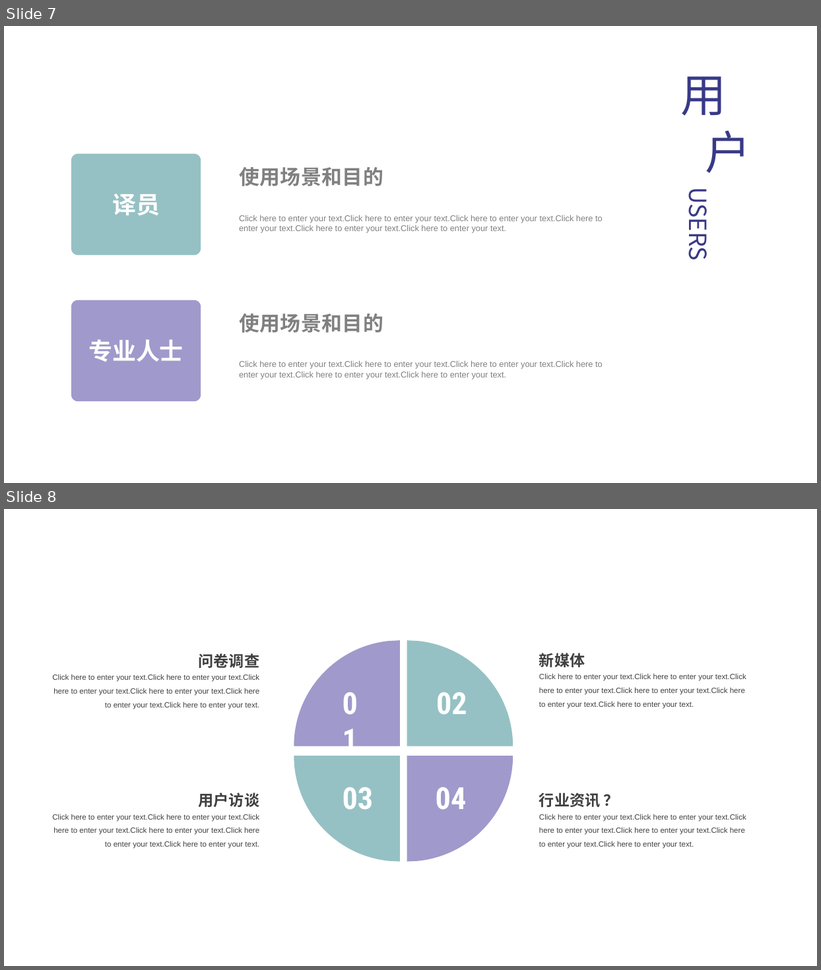
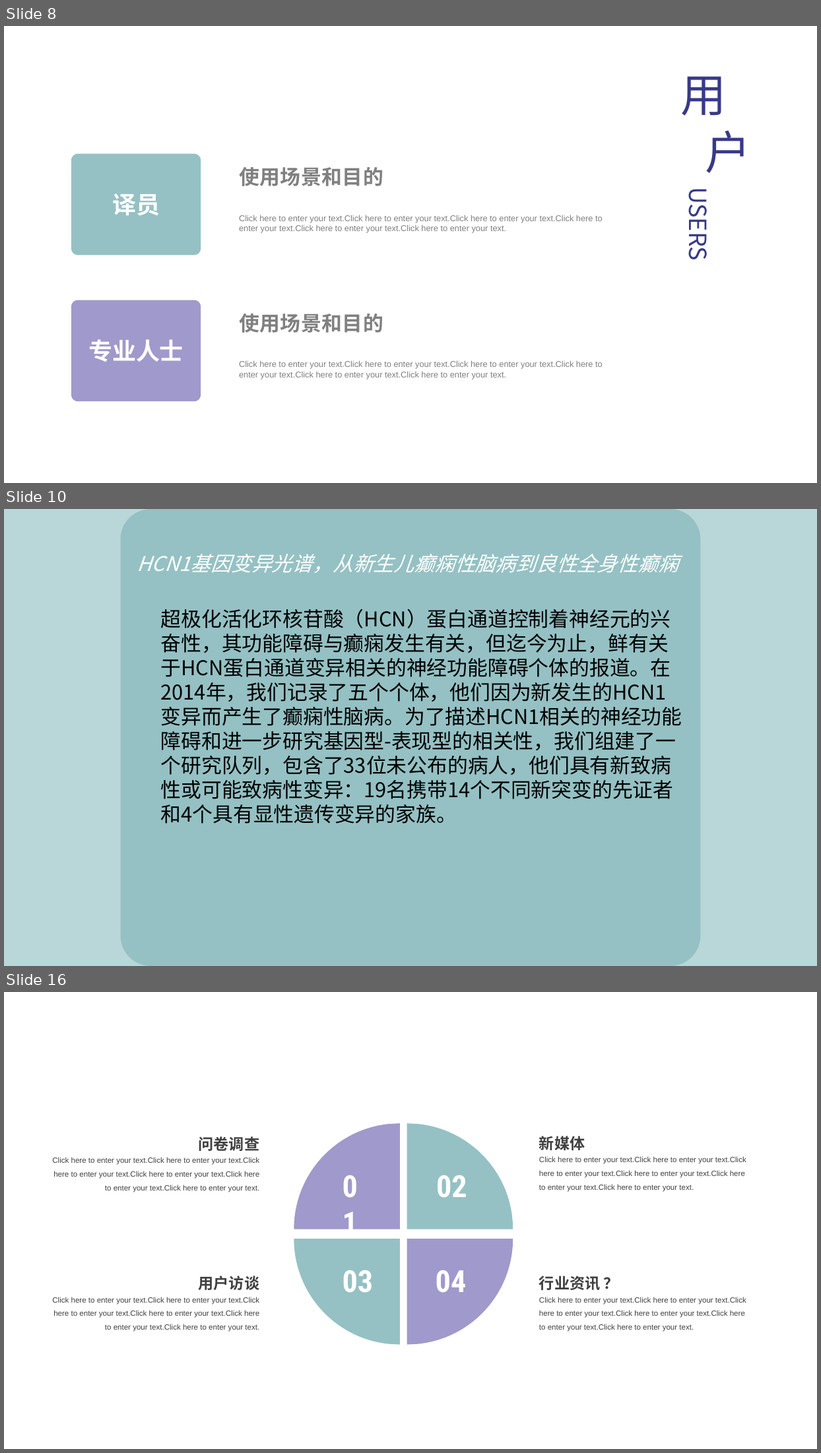
Before and after one commit to peijiawen98/TLK_1107, a slide deck: 电子词典需求分析.pptx. Shown one above the other, each under a label of ours: slides 7 and 8 before the commit, slides 8, 10 and 16 after it; the slides between them are not shown. The pictures are 821x970 and 821x1453 pixels, drawn with LibreOffice and Linux fonts; fonts in the diff are those of the drawing. Boxes give left, top, right and bottom in pixels: in the first picture for what was removed or moved away, otherwise in the second. Text is boxed around its words. In the diff, an @@ line names an element or a change of style, - is before the commit and + after.

```diff
--- a/电子词典需求分析.pptx
+++ b/电子词典需求分析.pptx
@@ slide 10 added at (4, 509, 817, 966), background #B9D6D8 @@
@@ rounded rectangle added at (121, 509, 700, 966), fill #95C1C4 @@
@@ text added at (137, 554, 679, 573), 24 pt, text #FFFFFF, italic @@
+HCN1基因变异光谱，从新生儿癫痫性脑病到良性全身性癫痫
@@ text added at (161, 609, 682, 824), 24 pt, text #000000 @@
+超极化活化环核苷酸（HCN）蛋白通道控制着神经元的兴奋性，其功能障碍与癫痫发生有关，但迄今为止，鲜有关于HCN蛋白通道变异相关的神经功能障碍个体的报道。在2014年，我们记录了五个个体，他们因为新发生的HCN1变异而产生了癫痫性脑病。为了描述HCN1相关的神经功能障碍和进一步研究基因型-表现型的相关性，我们组建了一个研究队列，包含了33位未公布的病人，他们具有新致病性或可能致病性变异：19名携带14个不同新突变的先证者和4个具有显性遗传变异的家族。
@@ what was slide 7 is now slide 8 @@
@@ what was slide 8 is now slide 16 @@
```
Also in this commit, not shown: 7 other slides added, 1 other file.
